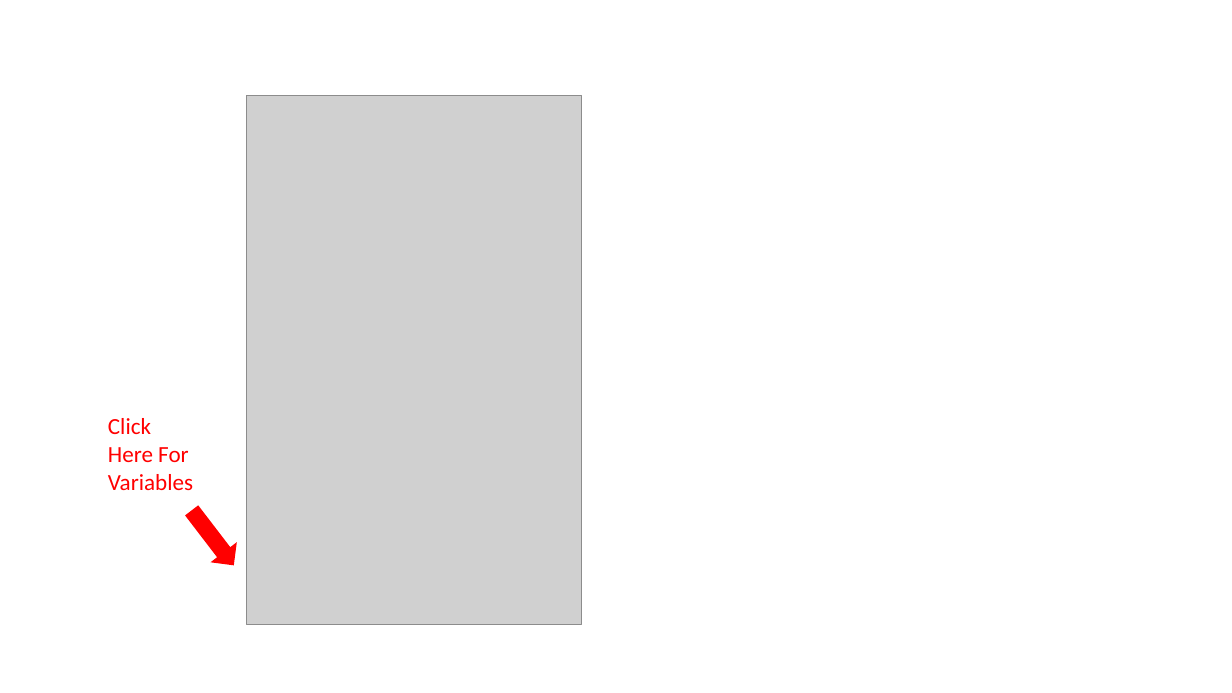
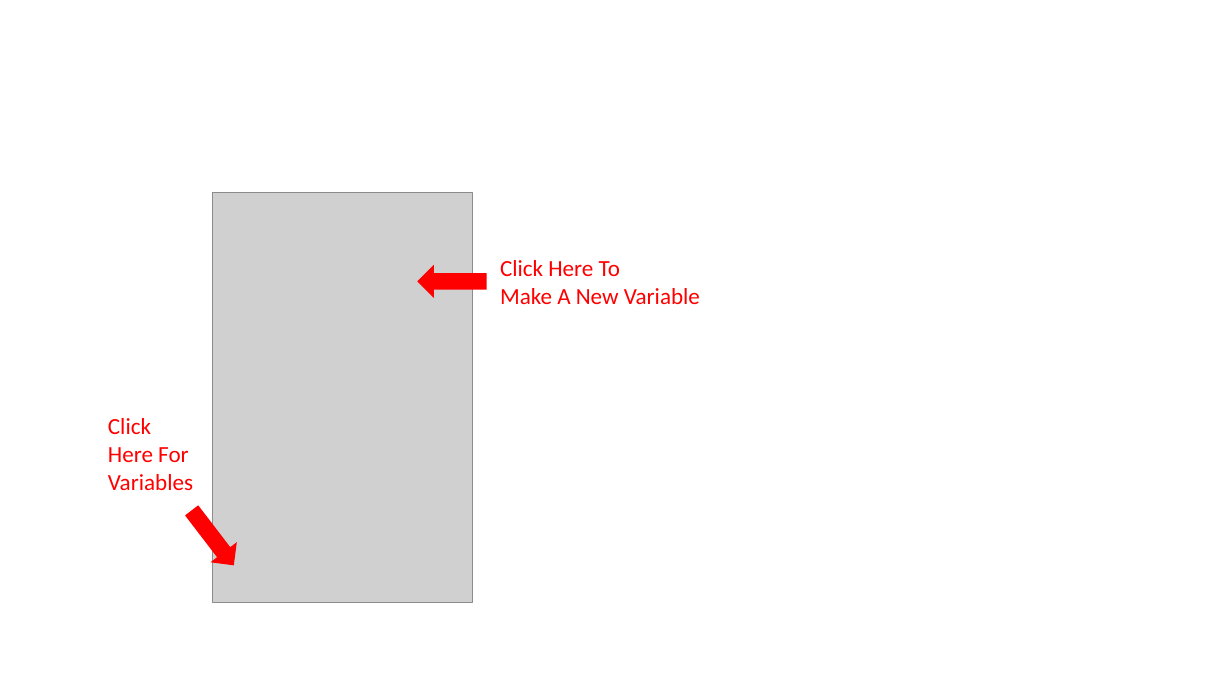
Before and after one commit to CoderDojoTC/scratch, a slide deck: slide 4 of docs/Scratch-Figures.pptx. Drawn at 1232x693 pixels with LibreOffice and Linux fonts; fonts in the diff are those of the drawing; grey boxes stand for pictures. Boxes give left, top, right and bottom in pixels: in the first picture for what was removed or moved away, otherwise in the second. Text is boxed around its words. In the diff, an @@ line names an element or a change of style, - is before the commit and + after.

```diff
--- a/docs/Scratch-Figures.pptx
+++ b/docs/Scratch-Figures.pptx
@@ picture resized from (x1=247, y1=95, x2=581, y2=624) to (x1=213, y1=193, x2=472, y2=603) @@
@@ right arrow added at (x1=418, y1=265, x2=487, y2=299), fill #FF0000 @@
@@ text added at (x1=500, y1=260, x2=700, y2=304), 18 pt, text #FF0000 @@
+Click Here To
+Make A New Variable
```
Also in this commit, not shown: 3 slides added, 1 slide removed, 10 other files.
